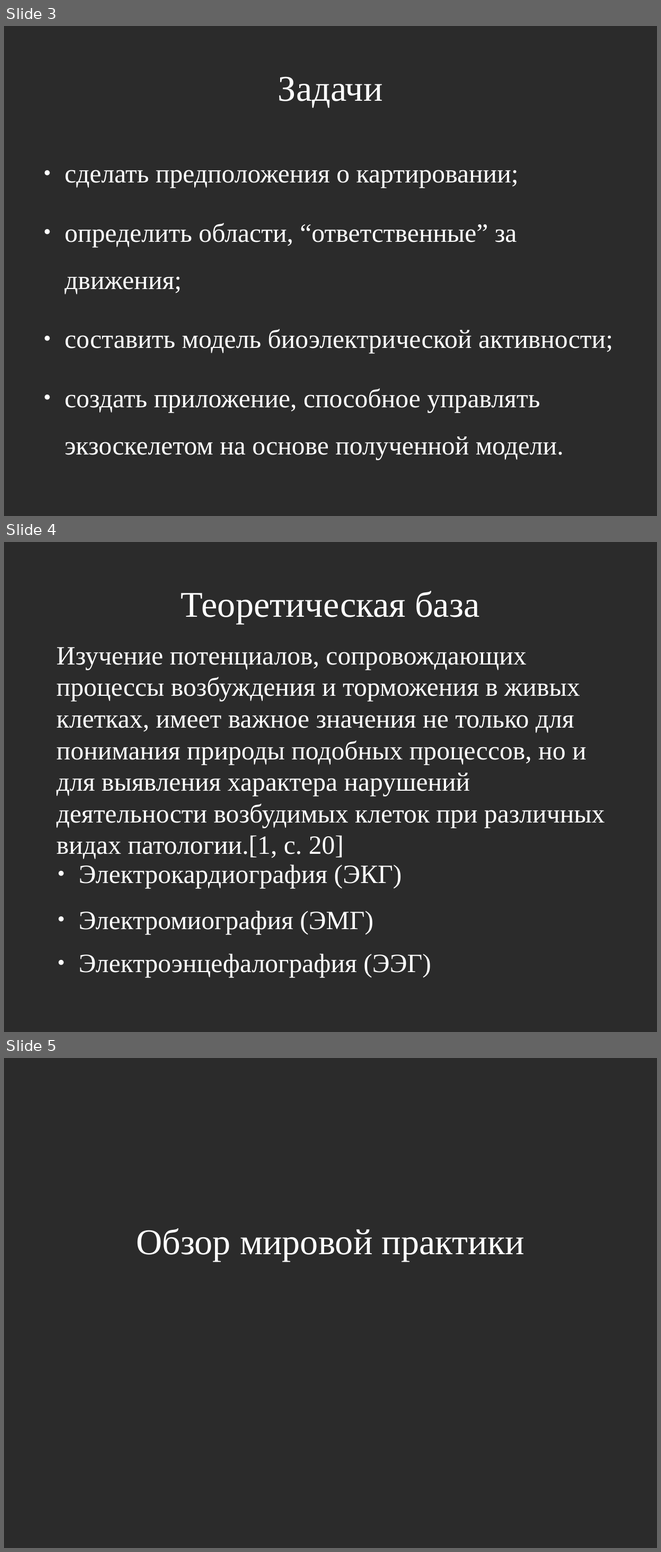
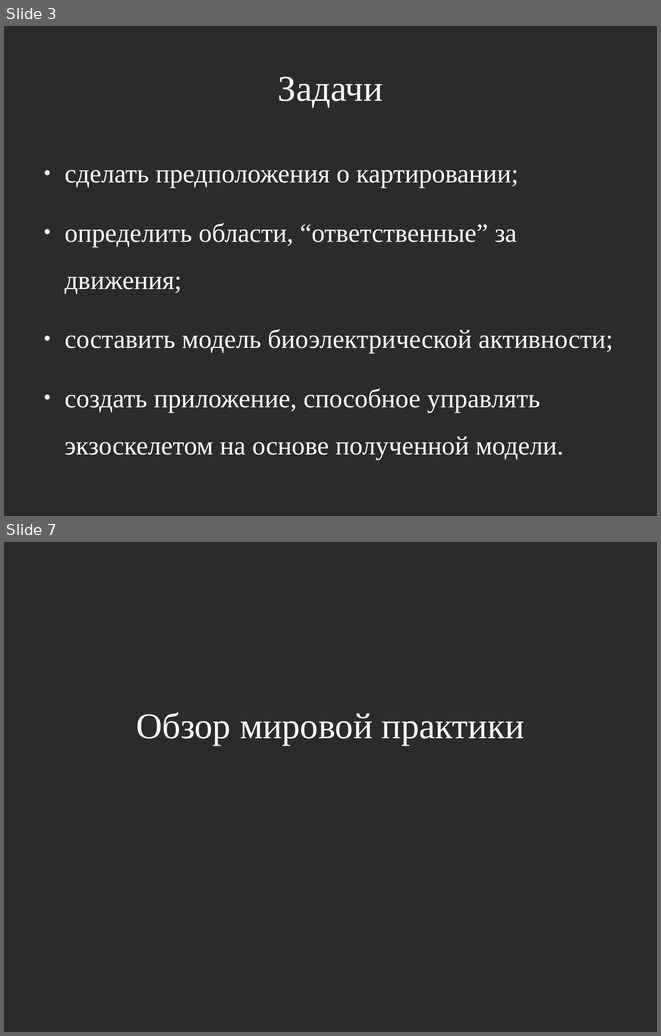
Before and after one commit to jbenua/Biomeh-BCI, a slide deck: pred.odp. Shown one above the other, each under a label of ours: slides 3, 4 and 5 before the commit, slides 3 and 7 after it; the slides between them are not shown. The pictures are 661x1552 and 661x1036 pixels, drawn with LibreOffice and Linux fonts; fonts in the diff are those of the drawing; background and template pictures are left out; a plain dark background stands for a picture behind light text. Boxes give left, top, right and bottom in pixels: in the first picture for what was removed or moved away, otherwise in the second. Text is boxed around its words. In the diff, an @@ line names an element or a change of style, - is before the commit and + after.

```diff
--- a/pred.odp
+++ b/pred.odp
@@ slide 4 removed at [4, 542, 657, 1032], background picture (left out) @@
@@ title removed at [180, 591, 479, 624] @@
-Теоретическая база
@@ text removed at [56, 647, 605, 858] @@
-Изучение потенциалов, сопровождающих процессы возбуждения и торможения в живых клетках, имеет важное значения не только для понимания природы подобных процессов, но и для выявления характера нарушений деятельности возбудимых клеток при различных видах патологии.[1, c. 20]
@@ text removed at [79, 864, 431, 977] @@
-● Электрокардиография (ЭКГ)
-● Электромиография (ЭМГ)
-● Электроэнцефалография (ЭЭГ)
@@ what was slide 5 is now slide 7 @@
```
Also in this commit, not shown: 9 slides changed, 17 slides added, 2 other slides removed, 14 other files.
